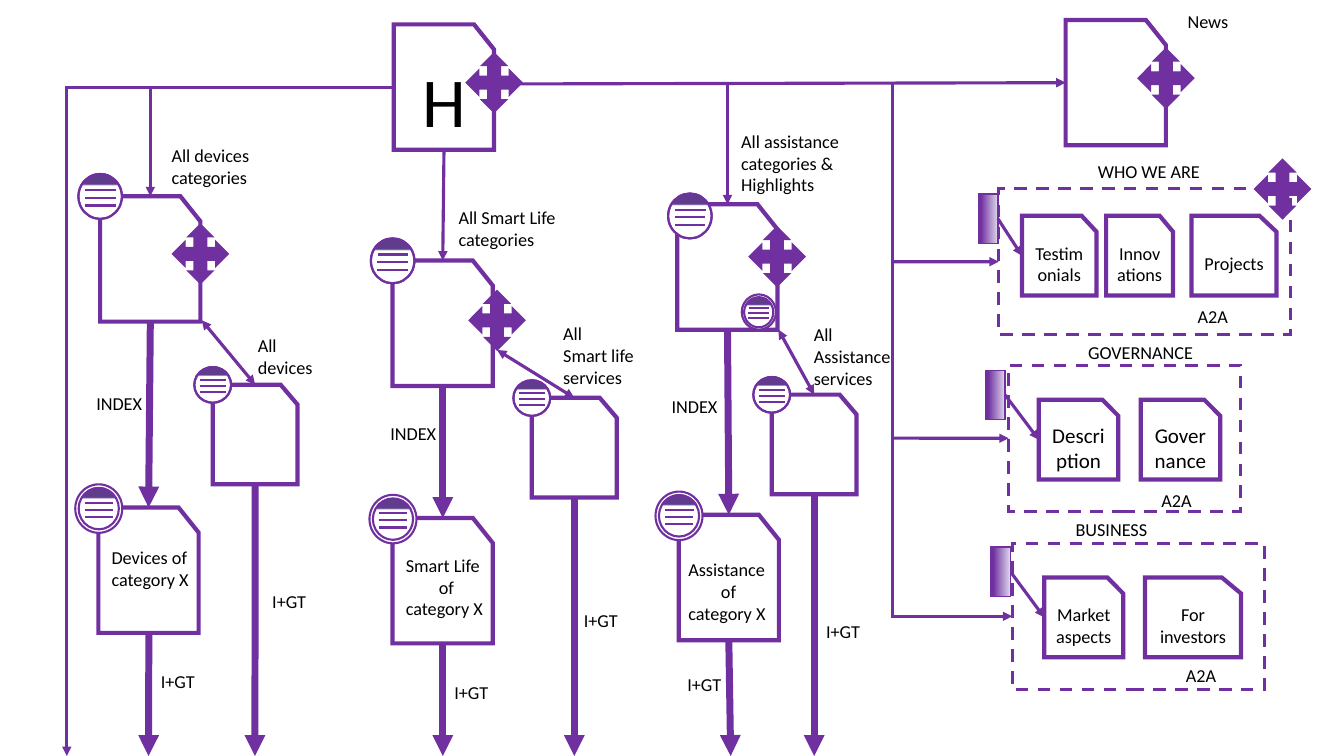
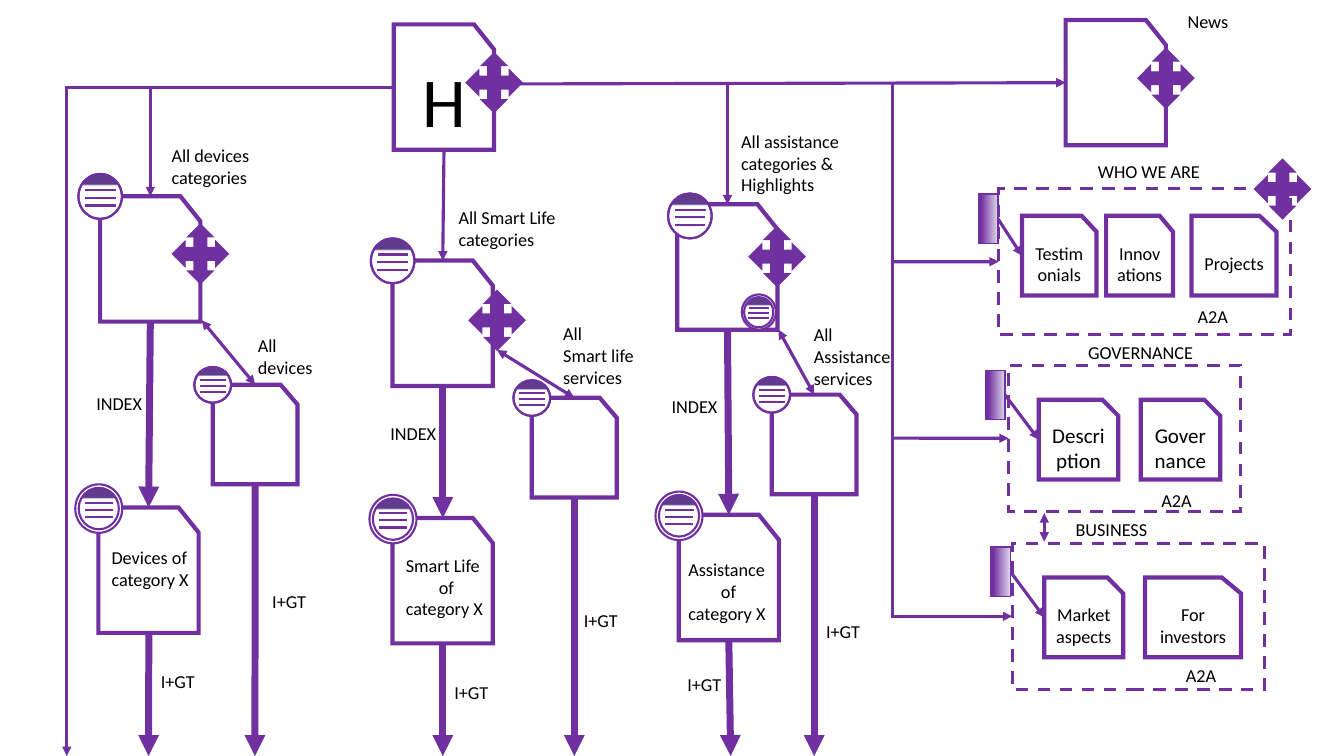
Before and after one commit to AlessandroPozzi/HypermediaProject2016-PozziRomani, a slide deck: slide 6 of Drafts & Material/IDM Models.pptx. Drawn at 1344x756 pixels with LibreOffice and Linux fonts; fonts in the diff are those of the drawing. Boxes give left, top, right and bottom in pixels: in the first picture for what was removed or moved away, otherwise in the second. Text is boxed around its words. In the diff, an @@ line names an element or a change of style, - is before the commit and + after.

```diff
--- a/Drafts & Material/IDM Models.pptx
+++ b/Drafts & Material/IDM Models.pptx
@@ double arrow added from (1045, 541) to (1045, 513), #7030A0 2.25 pt @@
```
Also in this commit, not shown: 1 other slide changed, 2 other files.
